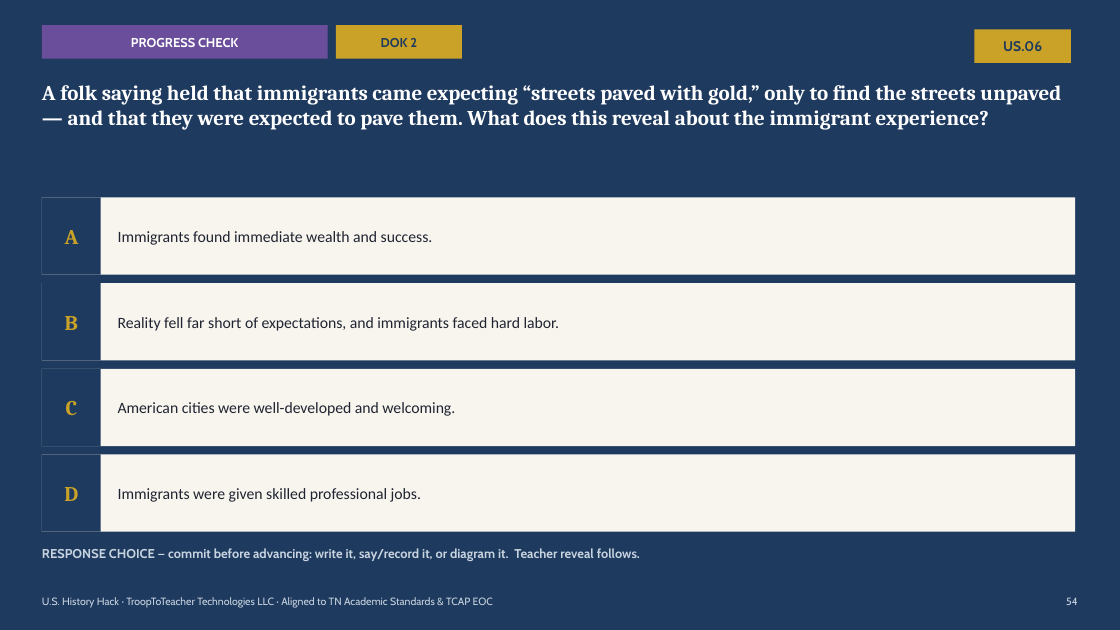
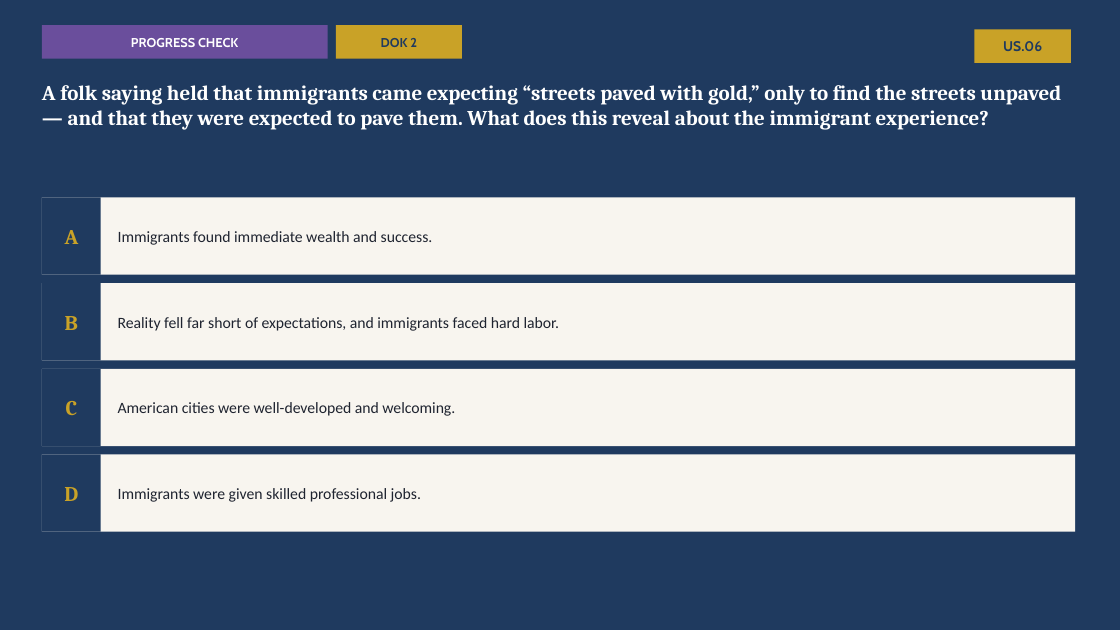
Before and after one commit to Trooptoteacher/trooptoteacher-history, a slide deck: slide 54 of HistoryHack_Platinum/deliverables_unit1/Unit1_Student_Deck_America250.pptx. Drawn at 1120x630 pixels with LibreOffice and Linux fonts; fonts in the diff are those of the drawing. Boxes give left, top, right and bottom in pixels: in the first picture for what was removed or moved away, otherwise in the second. Text is boxed around its words. In the diff, an @@ line names an element or a change of style, - is before the commit and + after.

```diff
--- a/HistoryHack_Platinum/deliverables_unit1/Unit1_Student_Deck_America250.pptx
+++ b/HistoryHack_Platinum/deliverables_unit1/Unit1_Student_Deck_America250.pptx
@@ text removed at [42, 548, 640, 561] @@
-RESPONSE CHOICE — commit before advancing: write it, say/record it, or diagram it. Teacher reveal follows.
@@ text removed at [42, 597, 493, 608] @@
-U.S. History Hack · TroopToTeacher Technologies LLC · Aligned to TN Academic Standards & TCAP EOC
@@ text removed at [1066, 597, 1078, 605] @@
-54
```
Also in this commit, not shown: 32 other slides changed, 2 other files.
